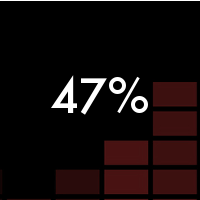
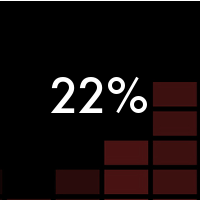
The second w=200, h=200 image is a revision of the first. Changes to its layers:
renamed "47%" to "22%", painted on it over (x1=51, y1=75, x2=148, y2=115)
